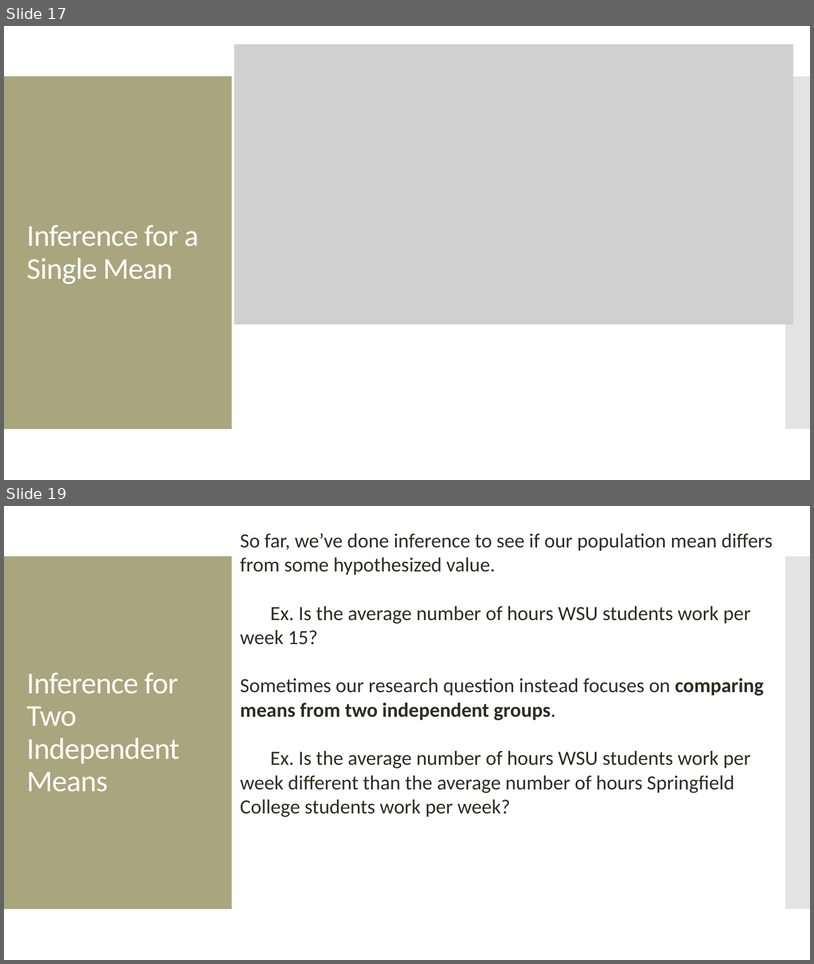
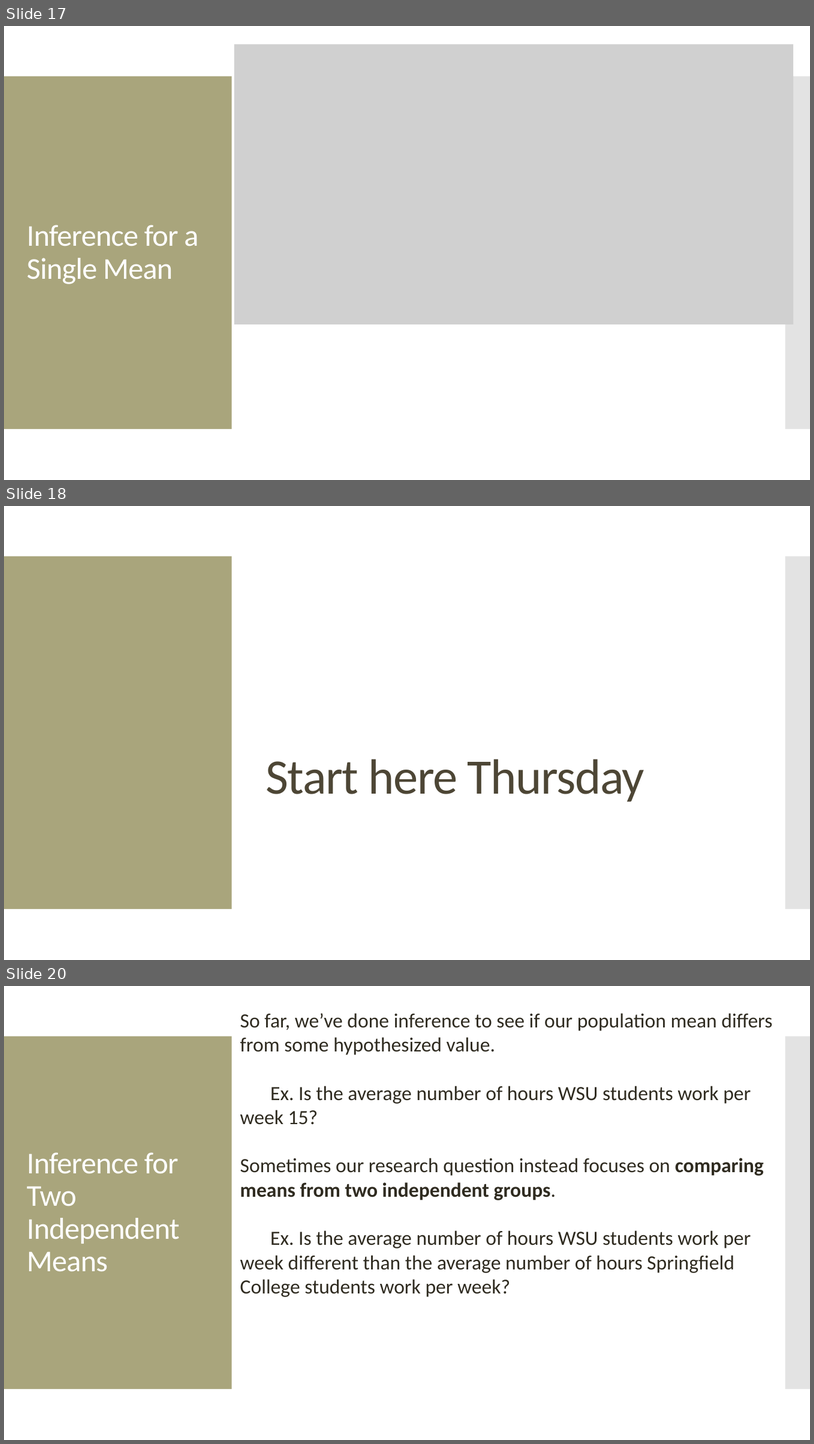
Before and after one commit to amosca01/MATH108-S24, a slide deck: slides/13-numerical-inference-pt1.pptx. Shown one above the other, each under a label of ours: slides 17 and 19 before the commit, slides 17, 18 and 20 after it; the slides between them are not shown. The pictures are 814x964 and 814x1444 pixels, drawn with LibreOffice and Linux fonts; fonts in the diff are those of the drawing; grey boxes stand for pictures. Boxes give left, top, right and bottom in pixels: in the first picture for what was removed or moved away, otherwise in the second. Text is boxed around its words. In the diff, an @@ line names an element or a change of style, - is before the commit and + after.

```diff
--- a/slides/13-numerical-inference-pt1.pptx
+++ b/slides/13-numerical-inference-pt1.pptx
@@ slide 18 added at box(4, 506, 810, 960), background #FFFFFF; not listed: 2 template elements that a slide beside it also shows @@
@@ title added at box(266, 759, 645, 802), 59 pt, text #4D4635 @@
+Start here Thursday
@@ what was slide 19 is now slide 20 @@
```
Also in this commit, not shown: 2 slides changed, 10 other files.
